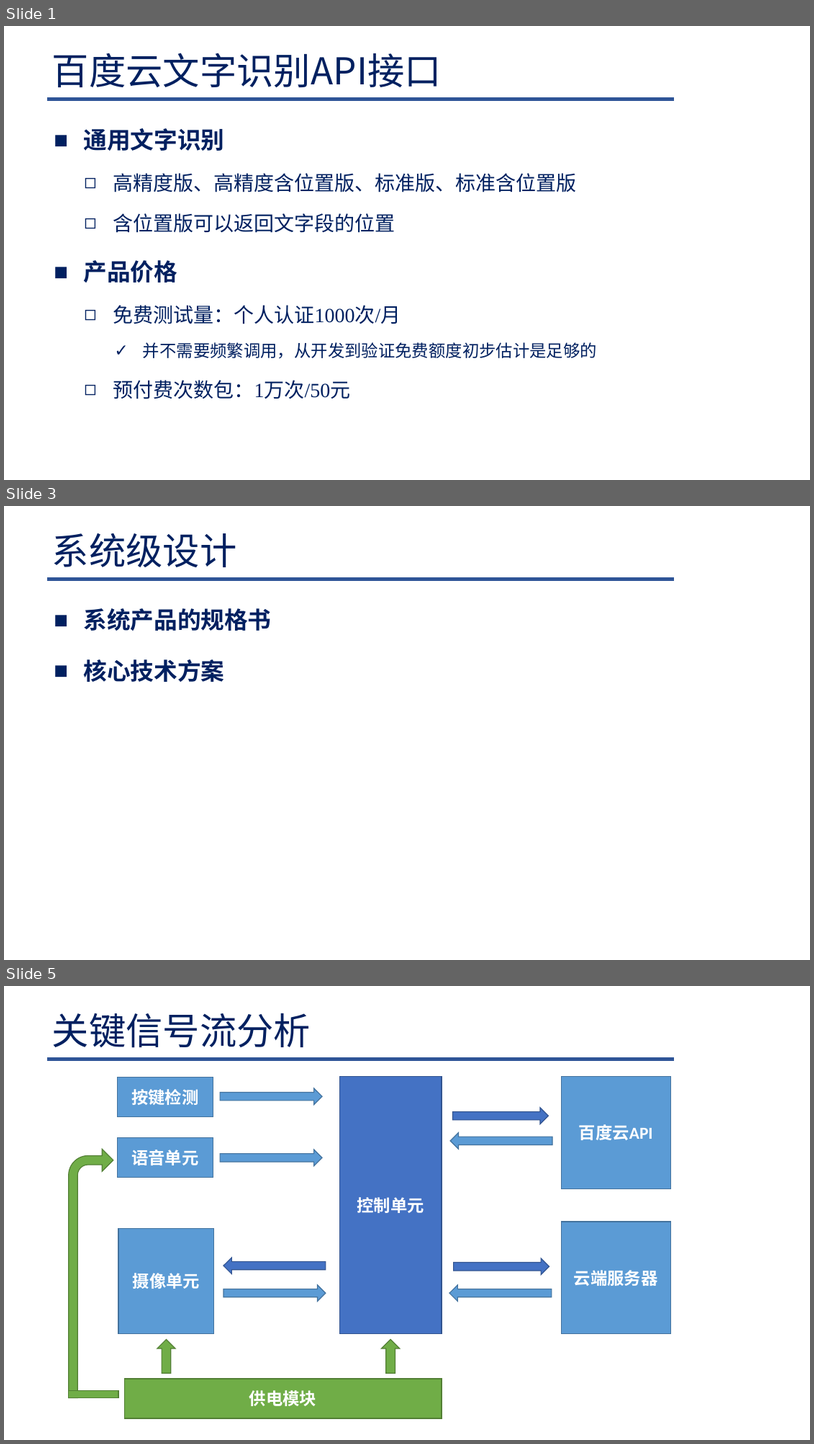
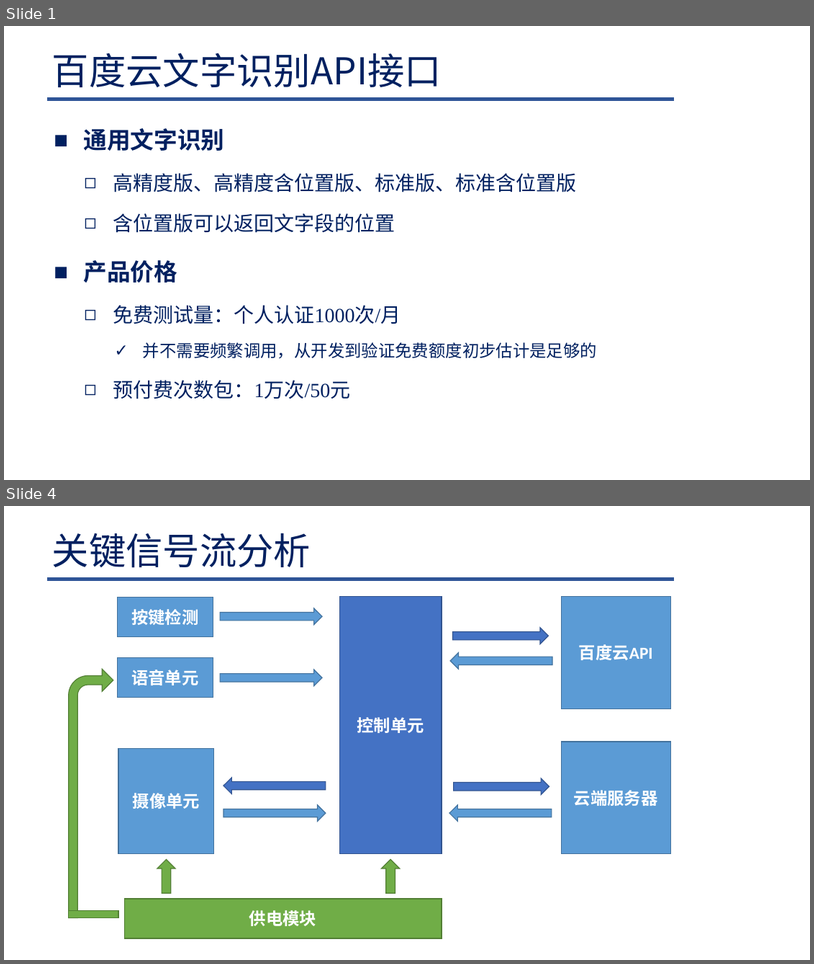
Before and after one commit to Lelucermaire111/Intelligent-blind-assistance-system, a slide deck: 系统设计/系统设计.pptx. Shown one above the other, each under a label of ours: slides 1, 3 and 5 before the commit, slides 1 and 4 after it; the slides between them are not shown. The pictures are 814x1444 and 814x964 pixels, drawn with LibreOffice and Linux fonts; fonts in the diff are those of the drawing; background and template pictures are left out. Boxes give left, top, right and bottom in pixels: in the first picture for what was removed or moved away, otherwise in the second. Text is boxed around its words. In the diff, an @@ line names an element or a change of style, - is before the commit and + after.

```diff
--- a/系统设计/系统设计.pptx
+++ b/系统设计/系统设计.pptx
@@ slide 3 removed at box(4, 506, 810, 960), background #FFFFFF; not listed: 1 template element that a slide beside it also shows @@
@@ title removed at box(52, 533, 237, 567) @@
-系统级设计
@@ text removed at box(84, 608, 272, 682) @@
-■ 系统产品的规格书
-■ 核心技术方案
@@ what was slide 5 is now slide 4 @@
```
Also in this commit, not shown: 4 slides changed, 2 slides added, 1 other slide removed, 13 other files.
